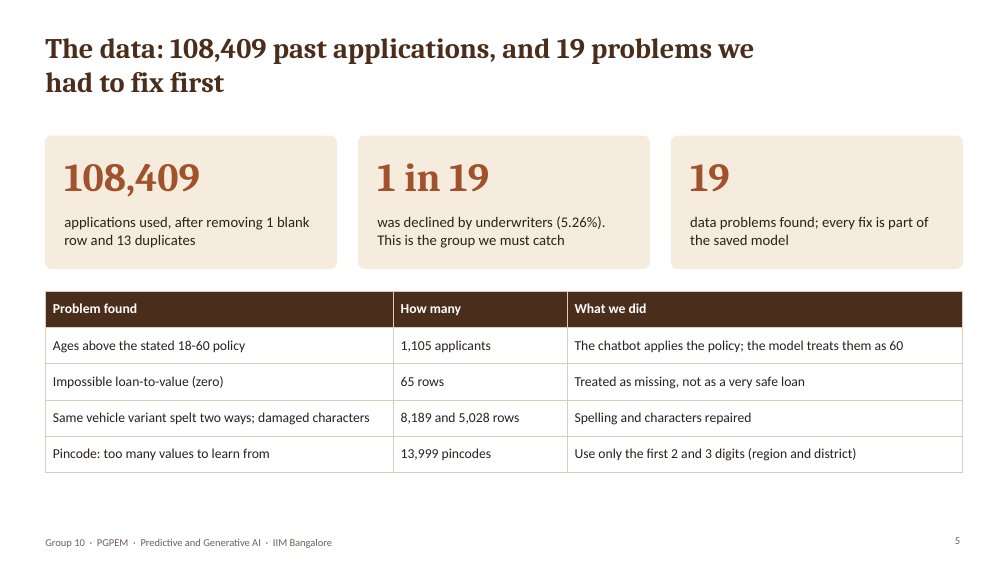
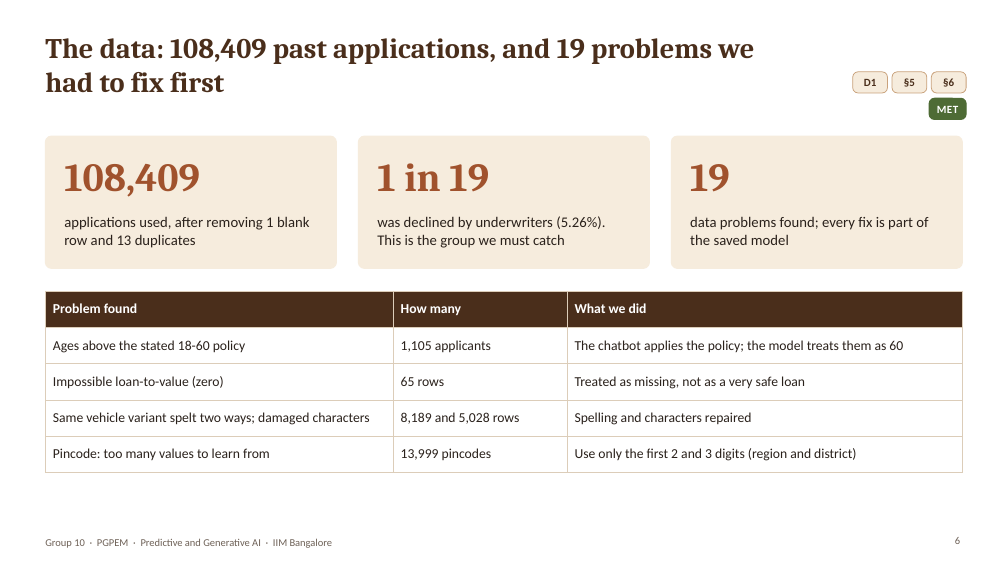
Before and after one commit to joymondal/abc_credit_project, a slide deck: slide 6 of docs/ABC_Credit_Chatbot_Presentation.pptx (slide 5 before the commit). Drawn at 1008x567 pixels with LibreOffice and Linux fonts; fonts in the diff are those of the drawing; background and template pictures are left out. Boxes give left, top, right and bottom in pixels: in the first picture for what was removed or moved away, otherwise in the second. Text is boxed around its words. In the diff, an @@ line names an element or a change of style, - is before the commit and + after.

```diff
--- a/docs/ABC_Credit_Chatbot_Presentation.pptx
+++ b/docs/ABC_Credit_Chatbot_Presentation.pptx
@@ rounded rectangle added at (x1=853, y1=72, x2=888, y2=93), fill #F6ECDD, outline #C9A27C 0.75 pt @@
@@ text added at (x1=864, y1=79, x2=876, y2=86), 10.5 pt, text #4A2E1B, bold @@
+D1
@@ text "§5" at (x1=904, y1=78, x2=915, y2=87): vertical alignment top to middle @@
@@ rounded rectangle added at (x1=892, y1=72, x2=927, y2=93), fill #F6ECDD, outline #C9A27C 0.75 pt @@
@@ text at (x1=904, y1=78, x2=915, y2=87): text changed; size 10 to 10.5 pt; text colour #6E6157 to #4A2E1B; bold on @@
-5
+§5
@@ rounded rectangle added at (x1=932, y1=72, x2=966, y2=93), fill #F6ECDD, outline #C9A27C 0.75 pt @@
@@ text added at (x1=943, y1=78, x2=954, y2=87), 10.5 pt, text #4A2E1B, bold @@
+§6
@@ rounded rectangle added at (x1=929, y1=98, x2=966, y2=119), fill #4E6B35, outline #4E6B35 1 pt @@
@@ text added at (x1=937, y1=106, x2=958, y2=113), 10.5 pt, text #FFFFFF, bold @@
+MET
```
Also in this commit, not shown: 20 other slides changed, 7 slides added, 1 slide removed, 41 other files.
